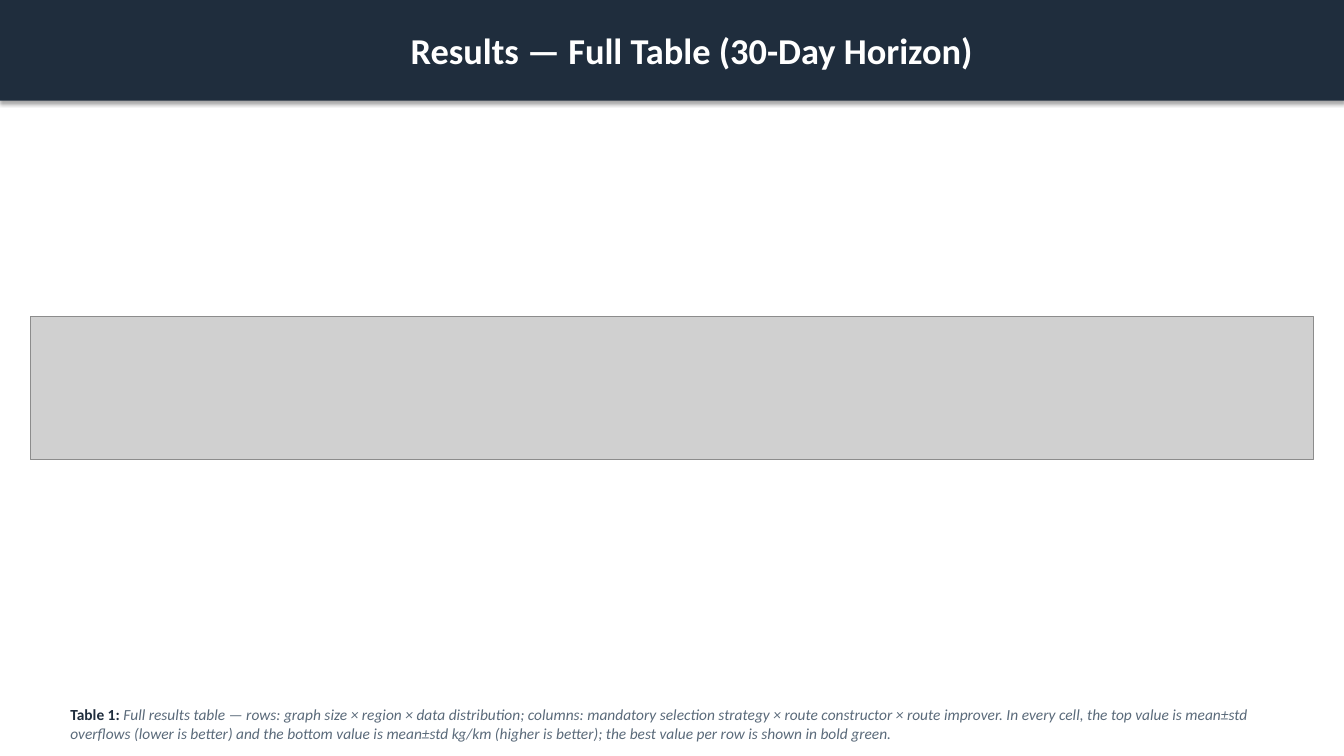
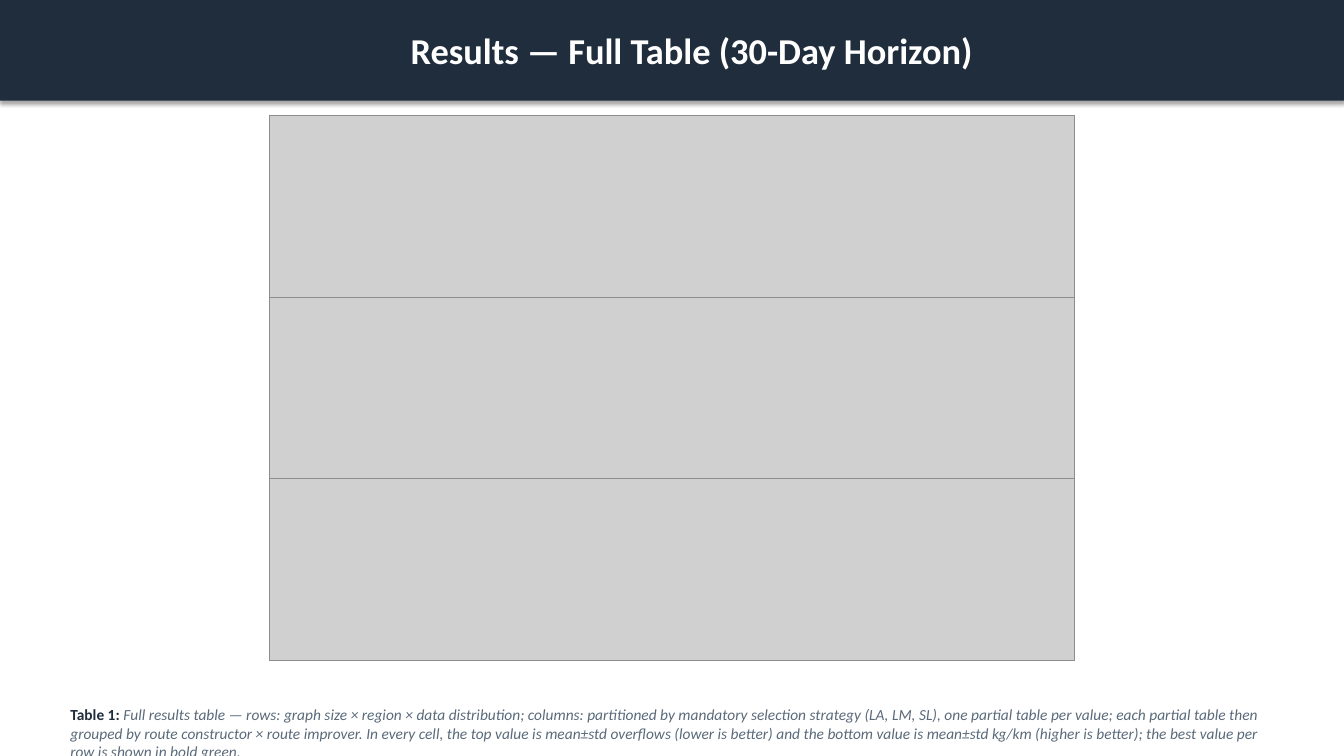
Before and after one commit to ACFHarbinger/WSmartPlus-Route, a slide deck: slide 18 of assets/windows/wsmart_route_results.pptx. Drawn at 1344x756 pixels with LibreOffice and Linux fonts; fonts in the diff are those of the drawing; grey boxes stand for pictures. Boxes give left, top, right and bottom in pixels: in the first picture for what was removed or moved away, otherwise in the second. Text is boxed around its words. In the diff, an @@ line names an element or a change of style, - is before the commit and + after.

```diff
--- a/assets/windows/wsmart_route_results.pptx
+++ b/assets/windows/wsmart_route_results.pptx
@@ picture added at (269, 116, 1074, 297) @@
@@ picture: place and size @@
-picture at (30, 317, 1314, 460)
+picture at (269, 297, 1074, 479)
@@ picture added at (269, 479, 1074, 660) @@
@@ text at (70, 709, 1258, 742): text changed @@
-Table 1: Full results table — rows: graph size × region × data distribution; columns: mandatory selection strategy × route constructor × route improver. In every cell, the top value is mean±std overflows (lower is better) and the bottom value is mean±std kg/km (higher is better); the best value per row is shown in bold green.
+Table 1: Full results table — rows: graph size × region × data distribution; columns: partitioned by mandatory selection strategy (LA, LM, SL), one partial table per value; each partial table then grouped by route constructor × route improver. In every cell, the top value is mean±std overflows (lower is better) and the bottom value is mean±std kg/km (higher is better); the best value per row is shown in bold green.
```
Also in this commit, not shown: 6 other slides changed, 25 other files.
